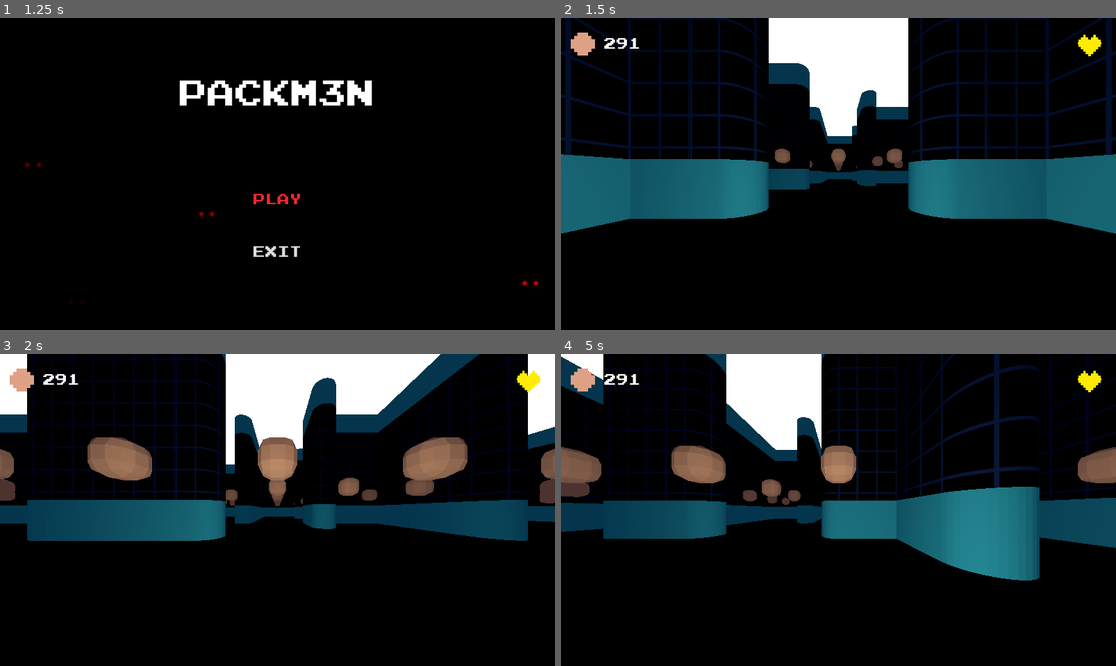
Above: before the commit, frames 1-4 (two rows, left to right).
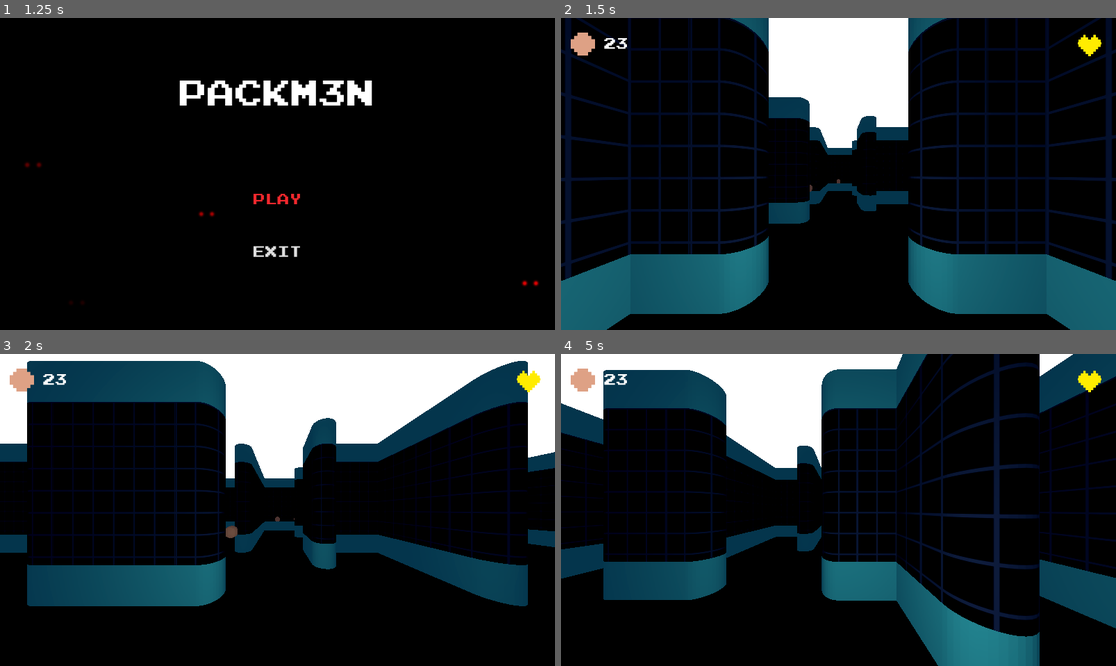
Above: after the commit, the same moments.

Repository: 21RM/Y4S1-JD-Packman
Game: Godot game, scene res://Scenes/UI/MainMenu/main_menu.tscn
Two runs of this game, one before a commit and one after it. Both use one fixed random seed, a clock stepped at 60 frames per second and the inputs below. Sound files missing from this copy of the repository are replaced by a short silence.
Inputs (mouse positions are in pixels of both pictures, inside the frame that each line leads up to):
- Up to frame 1 (1.25 s): click "PLAY" at 0.5 s
- Up to frame 2 (1.5 s): click "PLAY" at 1.25 s
- Up to frame 3 (2 s): no input
- Up to frame 4 (5 s): move the mouse to (960, 494) at 2.02 s; hold D (move_right) 2.03-2.78 s; hold W (look_back) 2.03-2.78 s; click (960, 494) at 2.17 s; move the mouse to (727, 525) at 2.77 s; hold S (move_backwards) 2.78-3.53 s; tap C (toggle_camera) at 2.85, 4.35 s; move the mouse to (894, 441) at 3.52 s; hold W (look_back) 3.53-4.28 s; hold D (move_right) from 3.53 s (still down); tap Enter at 4.25 s; move the mouse to (810, 572) at 4.27 s; click (810, 572) at 4.42 s

Frame 1 is identical in both runs. In frame 2, 39% of the frame differs, in the area x 0-100%, y 0-100%; in frame 3, 40%; in frame 4, 44%.

Commit message:
door finished, just need to design

Diff:
--- a/3d-packman/Scenes/Ghost/ghost.tscn
+++ b/3d-packman/Scenes/Ghost/ghost.tscn
@@ -54,6 +54,7 @@
 [node name="CollisionShape3D" type="CollisionShape3D" parent="."]
 visible = false
 shape = SubResource("CapsuleShape3D_2oj78")
+disabled = true
 
 [node name="OmniLights" type="Node3D" parent="."]
 
--- a/3d-packman/Scenes/Global/UtilsGrid.gd
+++ b/3d-packman/Scenes/Global/UtilsGrid.gd
@@ -45,10 +45,16 @@
 
 
 func cell_walkable(cell: Vector2i) -> bool:
-	if cell.x >= 0 and cell.x < grid_size_x \
-	and cell.y >= 0 and cell.y < grid_size_z:
-		return grid[idx(cell.x, cell.y)] == 0
-	return true
+	if cell.x < 0 or cell.x >= grid_size_x or cell.y < 0 or cell.y >= grid_size_z:
+		return true
+
+	if door.size != Vector2i.ZERO:
+		if cell.x >= door.position.x and cell.x < door.position.x + door.size.x \
+		and cell.y >= door.position.y and cell.y < door.position.y + door.size.y:
+			return false
+
+	return grid[idx(cell.x, cell.y)] == 0
+
 
 
 
--- a/3d-packman/Scenes/Player/packman.tscn
+++ b/3d-packman/Scenes/Player/packman.tscn
@@ -22,7 +22,6 @@
 
 [node name="Colision" type="CollisionShape3D" parent="."]
 shape = SubResource("CapsuleShape3D_jn0p0")
-disabled = true
 
 [node name="Camera" type="Camera3D" parent="."]
 transform = Transform3D(1, 0, 0, 0, 1, 0, 0, 0, 1, 0, 0.47, 0)
--- a/3d-packman/Scenes/World/Walls/world_door.tscn
+++ b/3d-packman/Scenes/World/Walls/world_door.tscn
@@ -1,3 +1,16 @@
-[gd_scene format=3 uid="uid://bml5ovpse7lrf"]
+[gd_scene load_steps=3 format=3 uid="uid://bml5ovpse7lrf"]
 
-[node name="WorldDoor" type="Node3D"]
+[sub_resource type="BoxMesh" id="BoxMesh_rr07g"]
+
+[sub_resource type="BoxShape3D" id="BoxShape3D_csnr1"]
+size = Vector3(1, 3, 1)
+
+[node name="WorldDoor" type="StaticBody3D"]
+
+[node name="MeshInstance3D" type="MeshInstance3D" parent="."]
+transform = Transform3D(1, 0, 0, 0, 3, 0, 0, 0, 1, 0, 1.5, 0)
+mesh = SubResource("BoxMesh_rr07g")
+
+[node name="CollisionShape3D" type="CollisionShape3D" parent="."]
+transform = Transform3D(1, 0, 0, 0, 1, 0, 0, 0, 1, 0, 1.5, 0)
+shape = SubResource("BoxShape3D_csnr1")
--- a/3d-packman/Scenes/World/world.gd
+++ b/3d-packman/Scenes/World/world.gd
@@ -15,6 +15,7 @@
 @export var ghosts_height: float = 1.0
 
 var ghosts_spawn: Vector3 = Vector3.ZERO
+var world_door_segments: Array[Node3D] = []
 var prob_scatter: float = 0.10
 var prob_chase: float = 0.10
 var change_chase_bias: float = 0.002
@@ -126,10 +127,19 @@
 		push_warning("world_door_scene is not set on World node.")
 		return
 
-	var door_rect: Rect2i = UtilsGrid.get_world_door_rect()
+	# Clear any previous barrier (e.g., when regenerating the world)
+	for segment in world_door_segments:
+		if is_instance_valid(segment):
+			segment.queue_free()
+	world_door_segments.clear()
+
+	# Door rectangle is precomputed in UtilsGrid
+	var door_rect: Rect2i = UtilsGrid.door
 	if door_rect.size == Vector2i.ZERO:
+		push_warning("UtilsGrid.door is empty — cannot place WorldDoor.")
 		return
 
+	# Parent node to keep things organized
 	var parent: Node3D
 	if has_node("WorldDoor"):
 		parent = $WorldDoor
@@ -138,30 +148,23 @@
 		parent.name = "WorldDoor"
 		add_child(parent)
 
-	# Clear previous doors if regenerating
-	for child in parent.get_children():
-		child.queue_free()
-
-	var x_offset: float = (UtilsGrid.grid_size_x * UtilsGrid.cell_size) * 0.5
-	var z_offset: float = (UtilsGrid.grid_size_z * UtilsGrid.cell_size) * 0.5
-
+	# Spawn a WorldDoor instance for each cell in the door rectangle
 	for x in range(door_rect.position.x, door_rect.position.x + door_rect.size.x):
 		for z in range(door_rect.position.y, door_rect.position.y + door_rect.size.y):
 			var door_inst: Node3D = world_door_scene.instantiate()
-
-			var world_x: float = (x * UtilsGrid.cell_size) - x_offset + UtilsGrid.cell_size * 0.5
-			var world_z: float = (z * UtilsGrid.cell_size) - z_offset + UtilsGrid.cell_size * 0.5
-			door_inst.position = Vector3(world_x, 0.0, world_z)
-
-			# Simple orientation based on rect shape:
-			#   size.y == 1 → horizontal along X (north/south edge)
-			#   size.x == 1 → vertical along Z (east/west edge)
+			parent.add_child(door_inst)
+			world_door_segments.append(door_inst)
+
+			# Use the existing helper to convert cell → world
+			var cell := Vector2i(x, z)
+			door_inst.global_position = UtilsGrid.cell_to_world(cell)
+
+			# Orient door depending on whether it's horizontal or vertical
 			if door_rect.size.y == 1:
-				door_inst.rotation.y = 0.0
+				door_inst.rotation.y = 0.0        # horizontal door (north/south edge)
 			elif door_rect.size.x == 1:
-				door_inst.rotation.y = PI * 0.5
-
-			parent.add_child(door_inst)
+				door_inst.rotation.y = PI * 0.5    # vertical door (east/west edge)
+
 
 
 func instantiate_dots() -> void:
@@ -185,6 +188,7 @@
 				var dot_z = (z * UtilsGrid.cell_size) - z_offset + UtilsGrid.cell_size * 0.5
 				dot.position = Vector3(dot_x, 0.2, dot_z)
 				$Dots.add_child(dot)
+				break   #DEBUG
 
 func instantiate_energizers() -> void:
 	for child in $Energizers.get_children():
@@ -355,3 +359,9 @@
 
 func _on_dots_update_dot_count(n: int) -> void:
 	$UI/DotsRemaining/HBoxContainer/DotNumber.text = str(n)
+	if n == 0:
+		for segment in world_door_segments:
+			if is_instance_valid(segment):
+				segment.queue_free()
+		world_door_segments.clear()
+		UtilsGrid.door = Rect2i()
--- a/3d-packman/Scenes/World/world.tscn
+++ b/3d-packman/Scenes/World/world.tscn
@@ -1,10 +1,11 @@
-[gd_scene load_steps=27 format=3 uid="uid://boxhl1fbfuxu"]
+[gd_scene load_steps=28 format=3 uid="uid://boxhl1fbfuxu"]
 
 [ext_resource type="PackedScene" uid="uid://bx30jfr23jsnd" path="res://Scenes/Player/packman.tscn" id="1_t1gg8"]
 [ext_resource type="Script" uid="uid://crsmuwkfki803" path="res://Scenes/World/world.gd" id="1_yp2ti"]
 [ext_resource type="PackedScene" uid="uid://c8u0fmfaices7" path="res://Scenes/World/Walls/wall.tscn" id="2_3rhlx"]
 [ext_resource type="PackedScene" uid="uid://dw73d6bs83wdf" path="res://Scenes/Ghost/ghost.tscn" id="3_vadfg"]
 [ext_resource type="PackedScene" uid="uid://8fvke5dapaoj" path="res://Scenes/World/Walls/door.tscn" id="3_y0d6x"]
+[ext_resource type="PackedScene" uid="uid://bml5ovpse7lrf" path="res://Scenes/World/Walls/world_door.tscn" id="4_7aaxd"]
 [ext_resource type="PackedScene" uid="uid://dljml16cjj0v8" path="res://Scenes/Dot/dot.tscn" id="4_l1hd3"]
 [ext_resource type="PackedScene" uid="uid://cnjpvs2q6luga" path="res://Scenes/Energizer/energizer.tscn" id="5_adcqc"]
 [ext_resource type="Texture2D" uid="uid://cmjqjtkbp4r8x" path="res://Assets/UI/Hearts/heart.png" id="7_7staa"]
@@ -142,6 +143,7 @@
 script = ExtResource("1_yp2ti")
 wall_scene = ExtResource("2_3rhlx")
 door_scene = ExtResource("3_y0d6x")
+world_door_scene = ExtResource("4_7aaxd")
 ghost_scene = ExtResource("3_vadfg")
 dot_scene = ExtResource("4_l1hd3")
 energizer_scene = ExtResource("5_adcqc")
